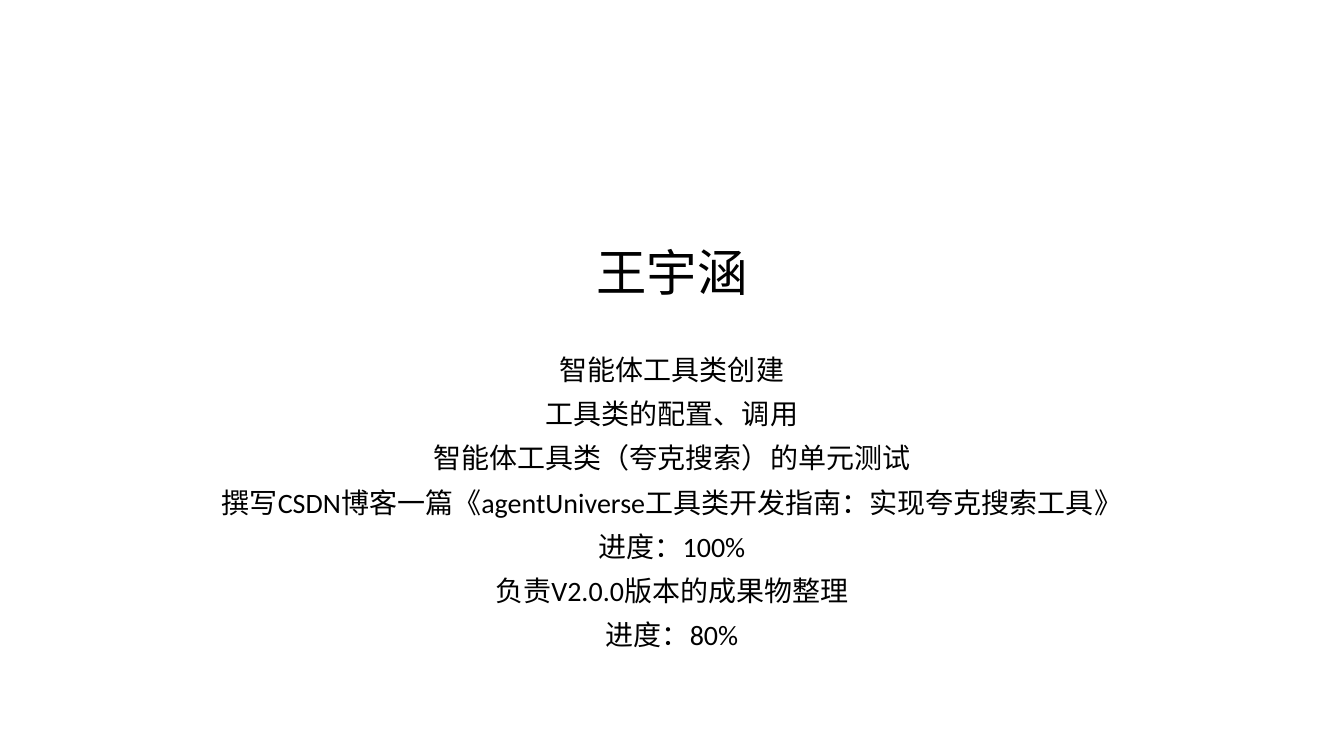
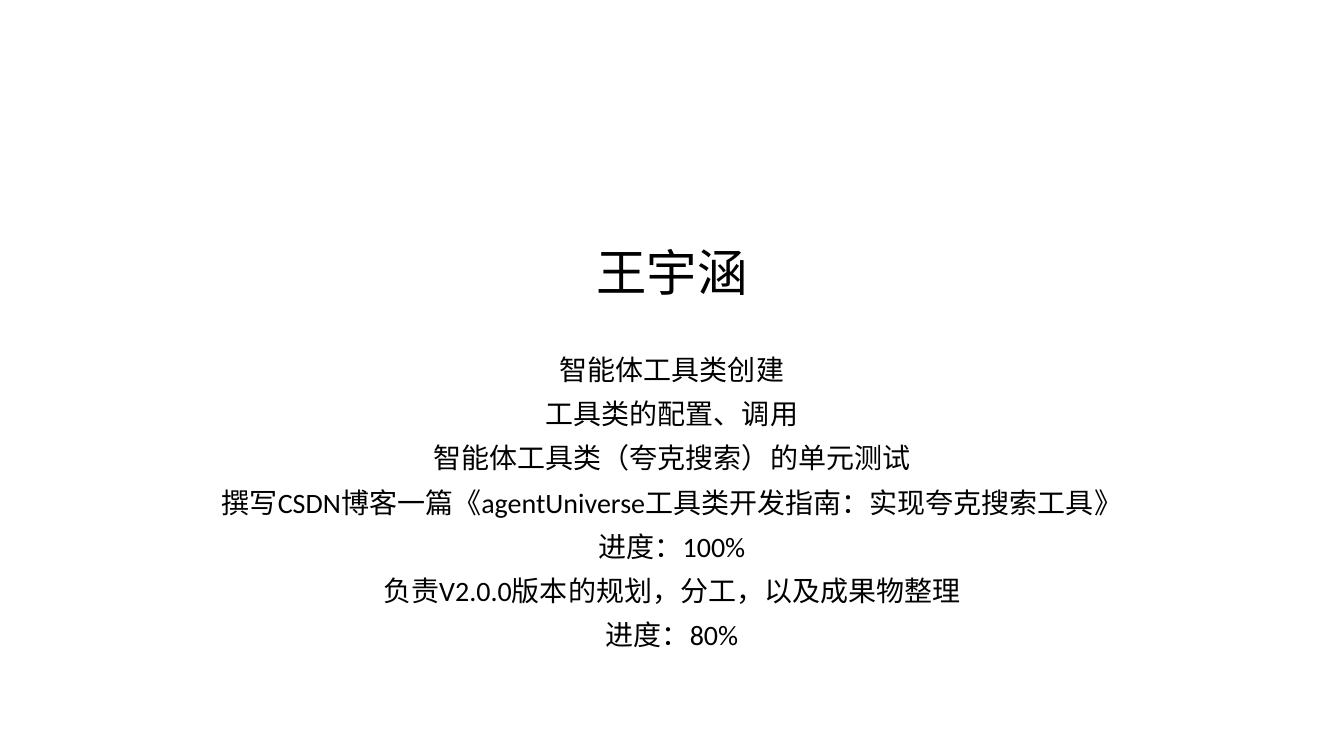
Before and after one commit to C32-SoundTech/SoundTech, a slide deck: slide 1 of docs/GloriousEpiphany/20251023-汇报/1023个人汇报.pptx. Drawn at 1344x756 pixels with LibreOffice and Linux fonts; fonts in the diff are those of the drawing. Boxes give left, top, right and bottom in pixels: in the first picture for what was removed or moved away, otherwise in the second. Text is boxed around its words. In the diff, an @@ line names an element or a change of style, - is before the commit and + after.

Commit message:
docs: 更新个人汇报PPT文件

```diff
--- a/docs/GloriousEpiphany/20251023-汇报/1023个人汇报.pptx
+++ b/docs/GloriousEpiphany/20251023-汇报/1023个人汇报.pptx
@@ subtitle at (383, 577, 961, 604): text changed @@
-负责V2.0.0版本的成果物整理
+负责V2.0.0版本的规划，分工，以及成果物整理
```
